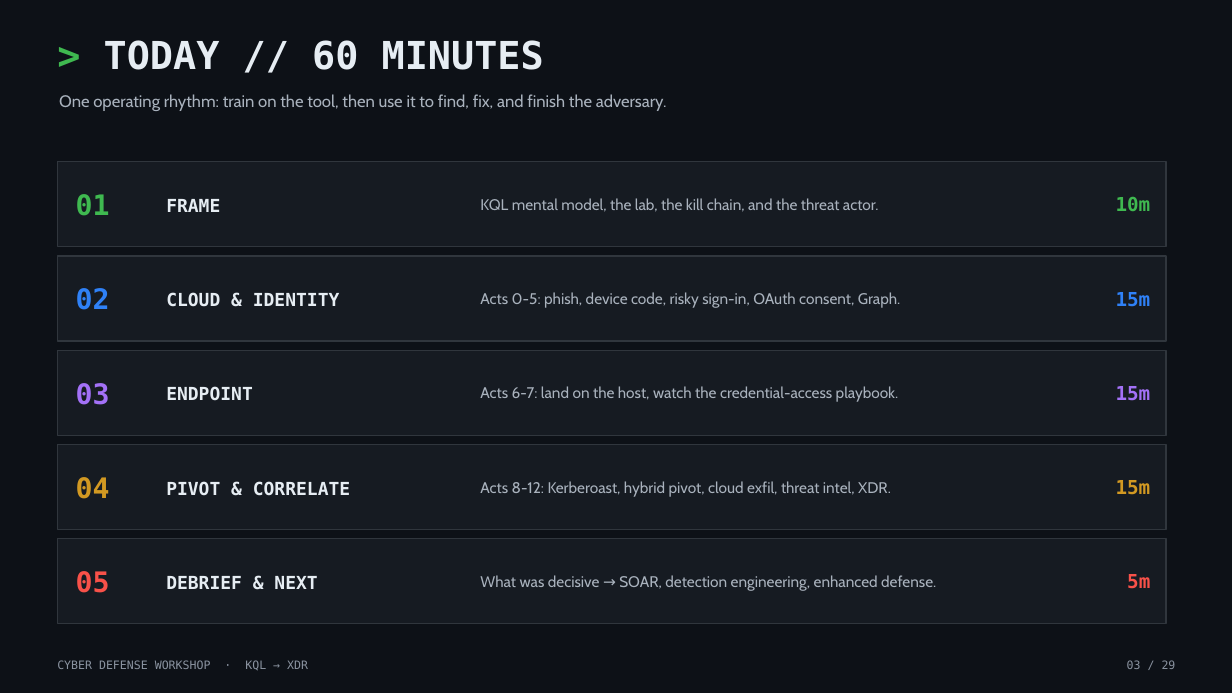
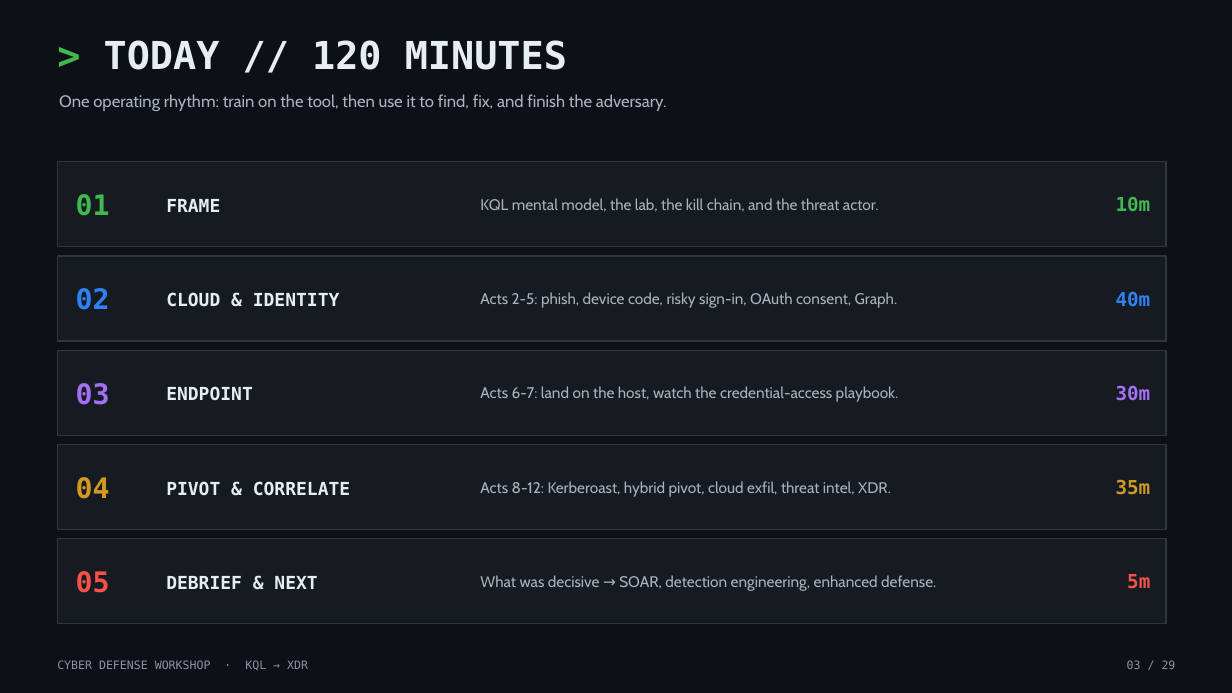
Before and after one commit to dcodev1702/Cyber-Defense-Workshop-ADX, a slide deck: slide 3 of STUDENT-GUIDES/Cyber_Defense_KQL_Workshop_v2.pptx. Drawn at 1232x693 pixels with LibreOffice and Linux fonts; fonts in the diff are those of the drawing. Boxes give left, top, right and bottom in pixels: in the first picture for what was removed or moved away, otherwise in the second. Text is boxed around its words. In the diff, an @@ line names an element or a change of style, - is before the commit and + after.

```diff
--- a/STUDENT-GUIDES/Cyber_Defense_KQL_Workshop_v2.pptx
+++ b/STUDENT-GUIDES/Cyber_Defense_KQL_Workshop_v2.pptx
@@ text at box(104, 40, 567, 70): text changed @@
-> TODAY // 60 MINUTES
+> TODAY // 120 MINUTES
@@ text at box(480, 292, 898, 308): text changed @@
-Acts 0-5: phish, device code, risky sign-in, OAuth consent, Graph.
+Acts 2-5: phish, device code, risky sign-in, OAuth consent, Graph.
@@ text at box(1116, 291, 1151, 307): text changed @@
-15m
+40m
@@ text at box(1116, 385, 1151, 401): text changed @@
-15m
+30m
@@ text at box(1116, 479, 1151, 495): text changed @@
-15m
+35m
```
Also in this commit, not shown: 3 other files.
